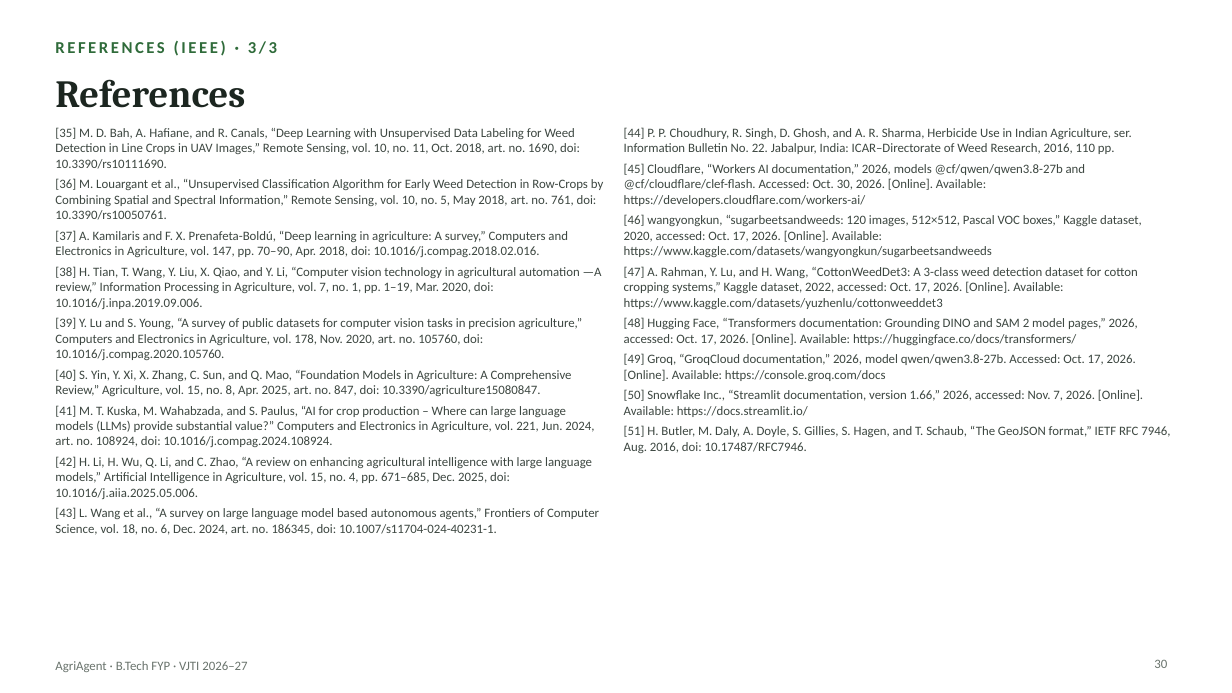
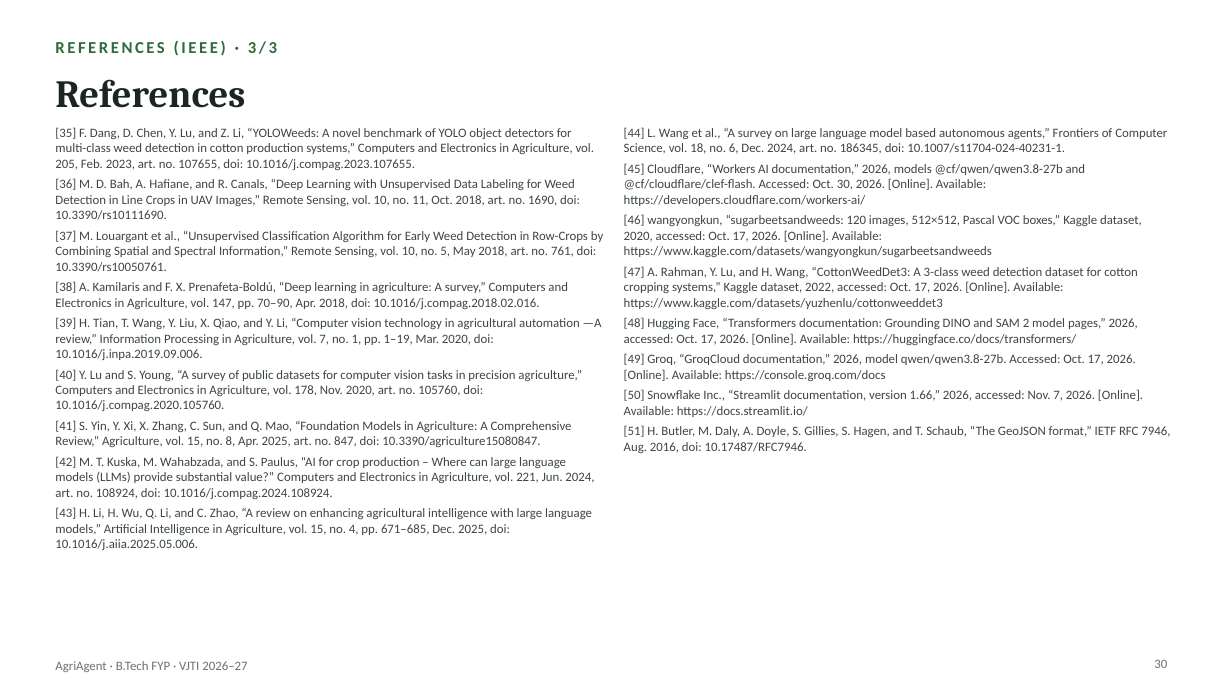
Before and after one commit to Chaitanya-666/agriAgent, a slide deck: slide 30 of docs/slides/AgriAgent_FYP_Presentation.pptx. Drawn at 1232x693 pixels with LibreOffice and Linux fonts; fonts in the diff are those of the drawing. Boxes give left, top, right and bottom in pixels: in the first picture for what was removed or moved away, otherwise in the second. Text is boxed around its words. In the diff, an @@ line names an element or a change of style, - is before the commit and + after.

```diff
--- a/docs/slides/AgriAgent_FYP_Presentation.pptx
+++ b/docs/slides/AgriAgent_FYP_Presentation.pptx
@@ text at (x1=55, y1=127, x2=603, y2=550): text changed @@
-[35] M. D. Bah, A. Hafiane, and R. Canals, “Deep Learning with Unsupervised Data Labeling for Weed Detection in Line Crops in UAV Images,” Remote Sensing, vol. 10, no. 11, Oct. 2018, art. no. 1690, doi: 10.3390/rs10111690.
-[36] M. Louargant et al., “Unsupervised Classification Algorithm for Early Weed Detection in Row-Crops by Combining Spatial and Spectral Information,” Remote Sensing, vol. 10, no. 5, May 2018, art. no. 761, doi: 10.3390/rs10050761.
-[37] A. Kamilaris and F. X. Prenafeta-Boldú, “Deep learning in agriculture: A survey,” Computers and Electronics in Agriculture, vol. 147, pp. 70–90, Apr. 2018, doi: 10.1016/j.compag.2018.02.016.
-[38] H. Tian, T. Wang, Y. Liu, X. Qiao, and Y. Li, “Computer vision technology in agricultural automation —A review,” Information Processing in Agriculture, vol. 7, no. 1, pp. 1–19, Mar. 2020, doi: 10.1016/j.inpa.2019.09.006.
-[39] Y. Lu and S. Young, “A survey of public datasets for computer vision tasks in precision agriculture,” Computers and Electronics in Agriculture, vol. 178, Nov. 2020, art. no. 105760, doi: 10.1016/j.compag.2020.105760.
-[40] S. Yin, Y. Xi, X. Zhang, C. Sun, and Q. Mao, “Foundation Models in Agriculture: A Comprehensive Review,” Agriculture, vol. 15, no. 8, Apr. 2025, art. no. 847, doi: 10.3390/agriculture15080847.
-[41] M. T. Kuska, M. Wahabzada, and S. Paulus, “AI for crop production – Where can large language models (LLMs) provide substantial value?” Computers and Electronics in Agriculture, vol. 221, Jun. 2024, art. no. 108924, doi: 10.1016/j.compag.2024.108924.
-[42] H. Li, H. Wu, Q. Li, and C. Zhao, “A review on enhancing agricultural intelligence with large language models,” Artificial Intelligence in Agriculture, vol. 15, no. 4, pp. 671–685, Dec. 2025, doi: 10.1016/j.aiia.2025.05.006.
-[43] L. Wang et al., “A survey on large language model based autonomous agents,” Frontiers of Computer Science, vol. 18, no. 6, Dec. 2024, art. no. 186345, doi: 10.1007/s11704-024-40231-1.
+[35] F. Dang, D. Chen, Y. Lu, and Z. Li, “YOLOWeeds: A novel benchmark of YOLO object detectors for multi-class weed detection in cotton production systems,” Computers and Electronics in Agriculture, vol. 205, Feb. 2023, art. no. 107655, doi: 10.1016/j.compag.2023.107655.
+[36] M. D. Bah, A. Hafiane, and R. Canals, “Deep Learning with Unsupervised Data Labeling for Weed Detection in Line Crops in UAV Images,” Remote Sensing, vol. 10, no. 11, Oct. 2018, art. no. 1690, doi: 10.3390/rs10111690.
+[37] M. Louargant et al., “Unsupervised Classification Algorithm for Early Weed Detection in Row-Crops by Combining Spatial and Spectral Information,” Remote Sensing, vol. 10, no. 5, May 2018, art. no. 761, doi: 10.3390/rs10050761.
+[38] A. Kamilaris and F. X. Prenafeta-Boldú, “Deep learning in agriculture: A survey,” Computers and Electronics in Agriculture, vol. 147, pp. 70–90, Apr. 2018, doi: 10.1016/j.compag.2018.02.016.
+[39] H. Tian, T. Wang, Y. Liu, X. Qiao, and Y. Li, “Computer vision technology in agricultural automation —A review,” Information Processing in Agriculture, vol. 7, no. 1, pp. 1–19, Mar. 2020, doi: 10.1016/j.inpa.2019.09.006.
+[40] Y. Lu and S. Young, “A survey of public datasets for computer vision tasks in precision agriculture,” Computers and Electronics in Agriculture, vol. 178, Nov. 2020, art. no. 105760, doi: 10.1016/j.compag.2020.105760.
+[41] S. Yin, Y. Xi, X. Zhang, C. Sun, and Q. Mao, “Foundation Models in Agriculture: A Comprehensive Review,” Agriculture, vol. 15, no. 8, Apr. 2025, art. no. 847, doi: 10.3390/agriculture15080847.
+[42] M. T. Kuska, M. Wahabzada, and S. Paulus, “AI for crop production – Where can large language models (LLMs) provide substantial value?” Computers and Electronics in Agriculture, vol. 221, Jun. 2024, art. no. 108924, doi: 10.1016/j.compag.2024.108924.
+[43] H. Li, H. Wu, Q. Li, and C. Zhao, “A review on enhancing agricultural intelligence with large language models,” Artificial Intelligence in Agriculture, vol. 15, no. 4, pp. 671–685, Dec. 2025, doi: 10.1016/j.aiia.2025.05.006.
@@ text at (x1=624, y1=127, x2=1167, y2=154): text changed @@
-[44] P. P. Choudhury, R. Singh, D. Ghosh, and A. R. Sharma, Herbicide Use in Indian Agriculture, ser. Information Bulletin No. 22. Jabalpur, India: ICAR–Directorate of Weed Research, 2016, 110 pp.
+[44] L. Wang et al., “A survey on large language model based autonomous agents,” Frontiers of Computer Science, vol. 18, no. 6, Dec. 2024, art. no. 186345, doi: 10.1007/s11704-024-40231-1.
```
Also in this commit, not shown: 19 other slides changed, 29 other files.
